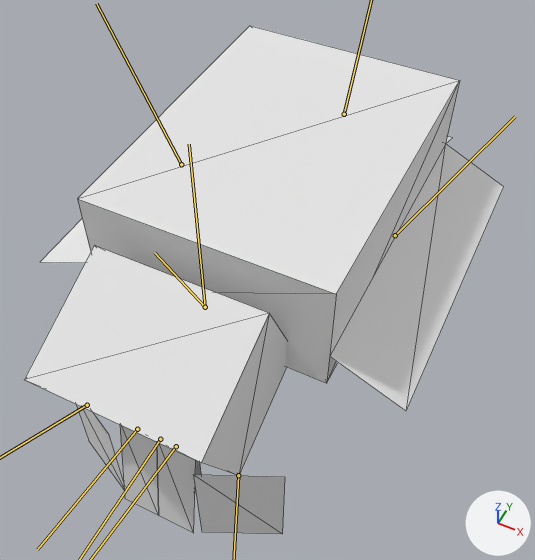
Two versions of the FBX model Assets/Model/CuttleFish/CuttleFish.fbx, one commit apart.
One viewpoint serves both versions: a camera (50 mm lens) standing at (0.372, -0.55, 0.793) and looking at (0.013, 0.167, -0.104). Lighting does not change. The marker at lower right points along +X, +Y and +Z. Both versions are drawn at frame 40 of the action 'Body|Idle'; the numbers are the values there. The bones that bend it are drawn over the model as lines. Mesh edges are drawn as thin lines.
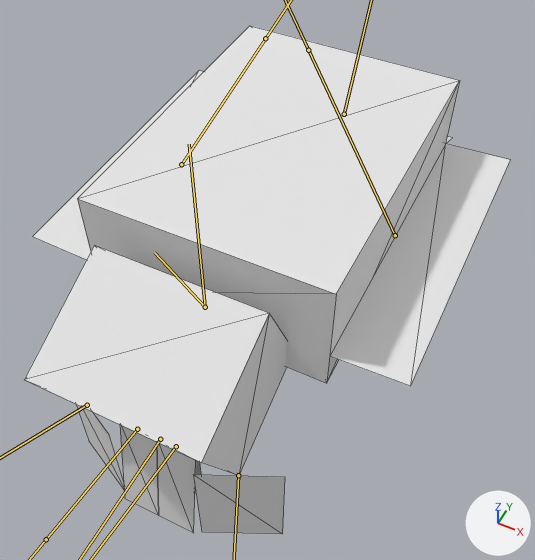
The edits, one by one:
Bone 'Fin_Left' (bone_fin_left) turns from (0, 0, 0) to (0, 0, -55) degrees about its own x, y and z.
Bone 'Fin_Right' (bone_fin_right) turns from (0, 0, 0) to (0, 0, 55) degrees about its own x, y and z.

What differs and where, as boxes (x1, y1, x2, y2) in the pictures (535 x 560 px):
'Mesh_0', posed
    before: (24, 26, 504, 534)
    after: (24, 26, 510, 534)
bone 'Fin_Left', root to tip
    before: (181, 164) to (96, 3)
    after: (181, 164) to (265, 38)
bone 'Fin_Right', root to tip
    before: (395, 235) to (515, 116)
    after: (395, 235) to (308, 50)
